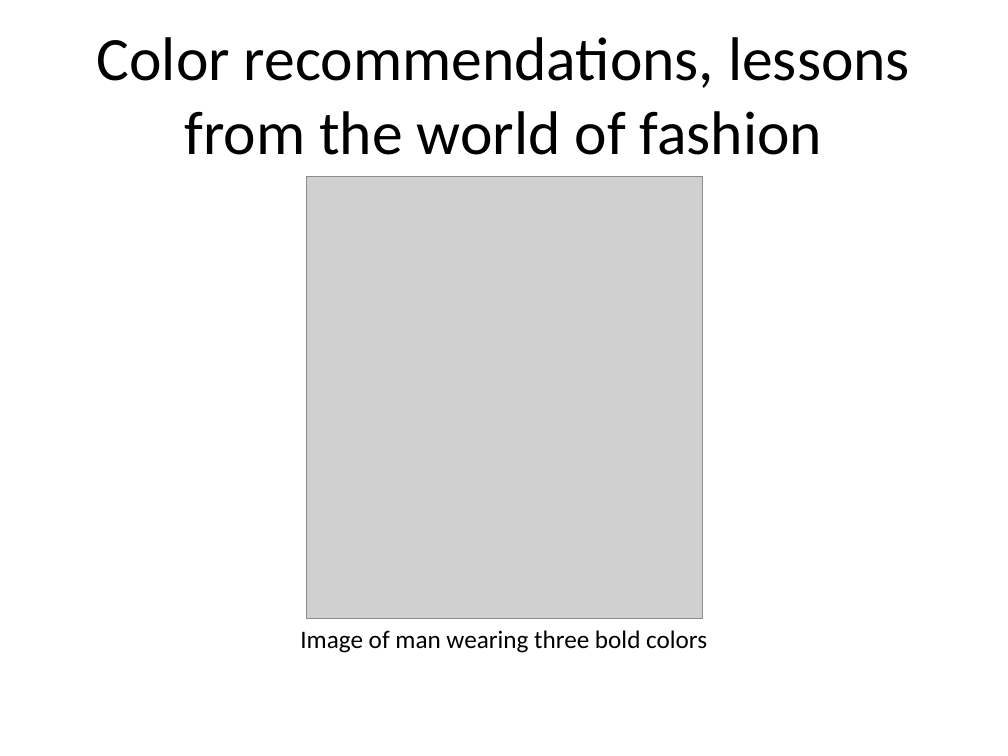
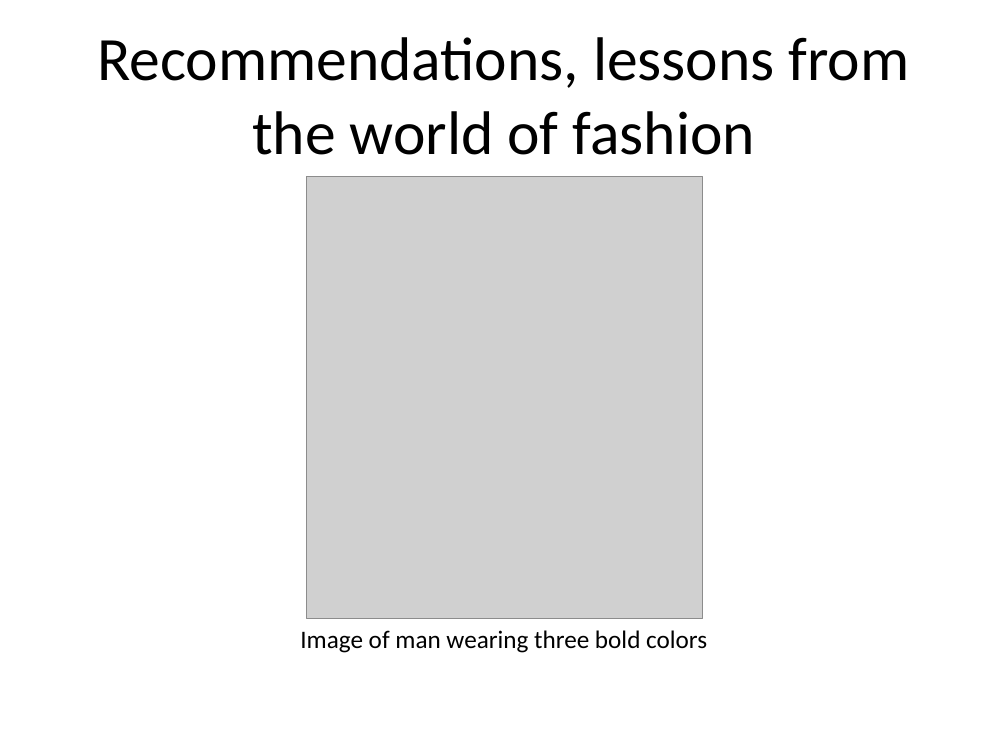
Before and after one commit to pmean/data-visualization, a slide deck: slide 2 of data-viz-02/component/recommendations-colors.pptx. Drawn at 1008x756 pixels with LibreOffice and Linux fonts; fonts in the diff are those of the drawing; grey boxes stand for pictures. Boxes give left, top, right and bottom in pixels: in the first picture for what was removed or moved away, otherwise in the second. Text is boxed around its words. In the diff, an @@ line names an element or a change of style, - is before the commit and + after.

```diff
--- a/data-viz-02/component/recommendations-colors.pptx
+++ b/data-viz-02/component/recommendations-colors.pptx
@@ title at (97, 37, 910, 155): text changed @@
-Color recommendations, lessons from the world of fashion
+Recommendations, lessons from the world of fashion
```
Also in this commit, not shown: 11 other slides changed, 6 slides added, 3 slides removed, 40 other files.
